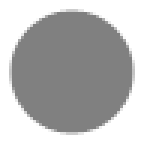
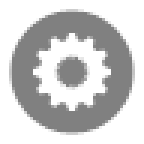
Comparing the layer stacks of the two 144x144 images. Changes:
added layer "Shape 1" above "Layer 4" over [33, 33, 111, 111]
